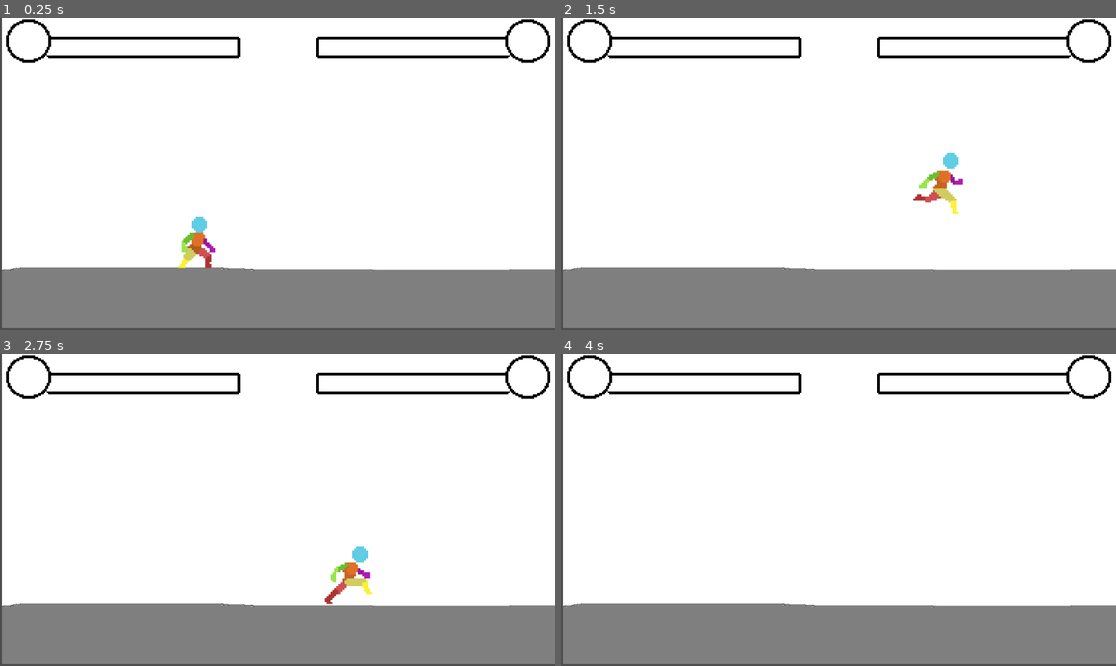
Above: before the commit, frames 1-4 (two rows, left to right).
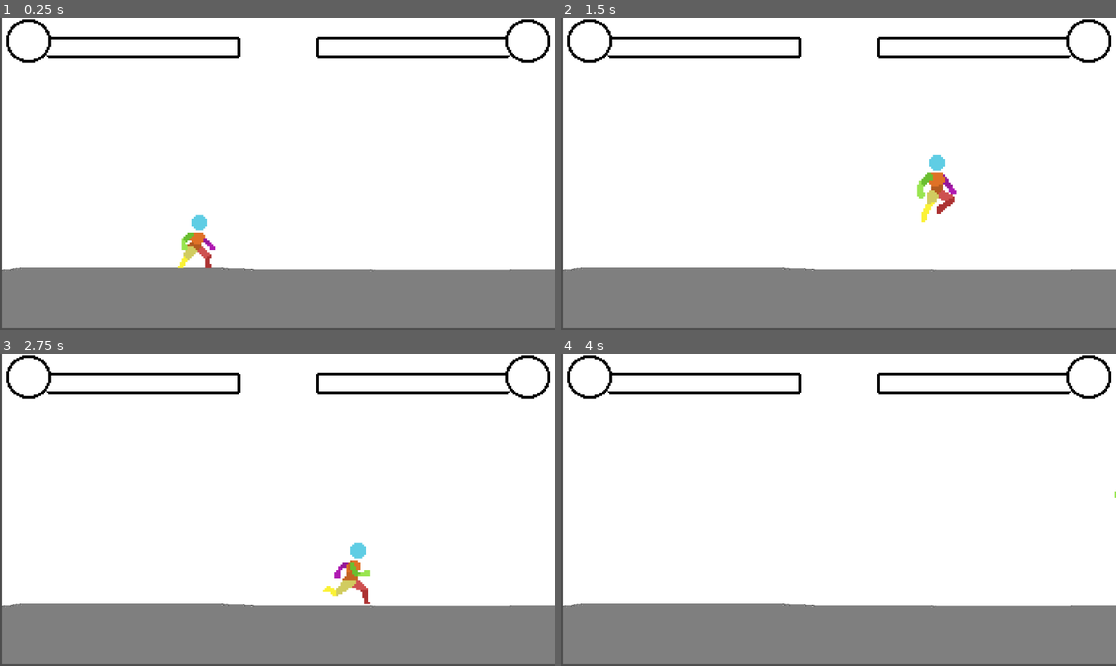
Above: after the commit, the same moments.

Repository: TopHat407/WFC-Homie-Hustler
Game: Godot game, scene res://levels/test_scenes/2d_test_scene.tscn
The game is run twice, just before and just after one commit, with the same random seed, the same clock (stepped at 60 frames per second) and the same inputs.
Inputs:
- Up to frame 1 (0.25 s): no input
- Up to frame 2 (1.5 s): hold D (right) from 0.53 s (still down); tap Space (up) at 0.6, 0.77, 1.07, 1.35 s
- Up to frame 3 (2.75 s): tap Space (up) at 1.52, 1.82, 2.1 s; release D (right) at 2.03 s; hold A (left) from 2.03 s (still down)
- Up to frame 4 (4 s): release A (left) at 2.78 s; hold D (right) from 2.78 s (still down); tap Space (up) at 2.85, 3.02, 3.32, 3.6, 3.77 s

The runs differ from the first frame. In frame 1, 0.2% of the frame differs, in the area x 32-39%, y 63-81%; in frame 2, 0.9%, in the area x 63-73%, y 43-66%; in frame 3, 0.7%; in frame 4, less than 0.1%.

Commit message:
added Attacking State

Diff:
--- a/entities/characters/debug test character/scenes/player.tscn
+++ b/entities/characters/debug test character/scenes/player.tscn
@@ -3,6 +3,7 @@
 [ext_resource type="Script" uid="uid://cgxfkfw2woiwq" path="res://state machine/states/player.gd" id="1_6b8s1"]
 [ext_resource type="Texture2D" uid="uid://rqllmpl7uhio" path="res://entities/characters/debug test character/assets/PlayerWalk 48x48.png" id="2_1yh1r"]
 [ext_resource type="Texture2D" uid="uid://surbgr0d3gxv" path="res://entities/characters/debug test character/assets/Player Jab 48x48.png" id="3_1m6a1"]
+[ext_resource type="Texture2D" uid="uid://b56iyouc3u6mr" path="res://entities/characters/debug test character/assets/player jump 48x48.png" id="4_1yh1r"]
 [ext_resource type="Texture2D" uid="uid://b0knwrnr4vydw" path="res://entities/characters/debug test character/assets/Player Idle 48x48.png" id="4_sd0mn"]
 [ext_resource type="Texture2D" uid="uid://c14e8yho2xegu" path="res://entities/characters/debug test character/assets/player run 48x48.png" id="5_noa2c"]
 [ext_resource type="Script" uid="uid://bicnrrrm02etf" path="res://state machine/main state machine scripts/State Machine.gd" id="6_7ggwk"]
@@ -10,6 +11,31 @@
 [ext_resource type="Script" uid="uid://b38ut0gkgi7wo" path="res://state machine/states/running.gd" id="8_a3nbc"]
 [ext_resource type="Script" uid="uid://coqrkusks6jx5" path="res://state machine/states/jumping.gd" id="9_fmlxh"]
 [ext_resource type="Script" uid="uid://qk0bovavau1l" path="res://state machine/states/falling.gd" id="10_u0c8f"]
+[ext_resource type="Script" uid="uid://dkaii51ywri5d" path="res://state machine/states/attacking.gd" id="12_1m6a1"]
+
+[sub_resource type="AtlasTexture" id="AtlasTexture_xjrkv"]
+atlas = ExtResource("3_1m6a1")
+region = Rect2(0, 0, 48, 48)
+
+[sub_resource type="AtlasTexture" id="AtlasTexture_csjpw"]
+atlas = ExtResource("3_1m6a1")
+region = Rect2(48, 0, 48, 48)
+
+[sub_resource type="AtlasTexture" id="AtlasTexture_8kouv"]
+atlas = ExtResource("3_1m6a1")
+region = Rect2(96, 0, 48, 48)
+
+[sub_resource type="AtlasTexture" id="AtlasTexture_wsh6i"]
+atlas = ExtResource("3_1m6a1")
+region = Rect2(144, 0, 48, 48)
+
+[sub_resource type="AtlasTexture" id="AtlasTexture_81hyk"]
+atlas = ExtResource("3_1m6a1")
+region = Rect2(192, 0, 48, 48)
+
+[sub_resource type="AtlasTexture" id="AtlasTexture_veh22"]
+atlas = ExtResource("3_1m6a1")
+region = Rect2(240, 0, 48, 48)
 
 [sub_resource type="AtlasTexture" id="AtlasTexture_egmu4"]
 atlas = ExtResource("2_1yh1r")
@@ -43,54 +69,34 @@
 atlas = ExtResource("2_1yh1r")
 region = Rect2(240, 0, 48, 48)
 
-[sub_resource type="AtlasTexture" id="AtlasTexture_xjrkv"]
-atlas = ExtResource("3_1m6a1")
-region = Rect2(0, 0, 48, 48)
-
-[sub_resource type="AtlasTexture" id="AtlasTexture_csjpw"]
-atlas = ExtResource("3_1m6a1")
-region = Rect2(48, 0, 48, 48)
-
-[sub_resource type="AtlasTexture" id="AtlasTexture_8kouv"]
-atlas = ExtResource("3_1m6a1")
-region = Rect2(96, 0, 48, 48)
-
-[sub_resource type="AtlasTexture" id="AtlasTexture_wsh6i"]
-atlas = ExtResource("3_1m6a1")
+[sub_resource type="AtlasTexture" id="AtlasTexture_1yh1r"]
+atlas = ExtResource("4_1yh1r")
+region = Rect2(96, 0, 48, 48)
+
+[sub_resource type="AtlasTexture" id="AtlasTexture_a5wcq"]
+atlas = ExtResource("4_sd0mn")
+region = Rect2(0, 0, 48, 48)
+
+[sub_resource type="AtlasTexture" id="AtlasTexture_e4l30"]
+atlas = ExtResource("4_sd0mn")
+region = Rect2(48, 0, 48, 48)
+
+[sub_resource type="AtlasTexture" id="AtlasTexture_0hrjd"]
+atlas = ExtResource("4_sd0mn")
+region = Rect2(96, 0, 48, 48)
+
+[sub_resource type="AtlasTexture" id="AtlasTexture_7t402"]
+atlas = ExtResource("4_sd0mn")
 region = Rect2(144, 0, 48, 48)
 
-[sub_resource type="AtlasTexture" id="AtlasTexture_81hyk"]
-atlas = ExtResource("3_1m6a1")
+[sub_resource type="AtlasTexture" id="AtlasTexture_mrj8v"]
+atlas = ExtResource("4_sd0mn")
 region = Rect2(192, 0, 48, 48)
 
-[sub_resource type="AtlasTexture" id="AtlasTexture_veh22"]
-atlas = ExtResource("3_1m6a1")
+[sub_resource type="AtlasTexture" id="AtlasTexture_j77x2"]
+atlas = ExtResource("4_sd0mn")
 region = Rect2(240, 0, 48, 48)
 
-[sub_resource type="AtlasTexture" id="AtlasTexture_a5wcq"]
-atlas = ExtResource("4_sd0mn")
-region = Rect2(0, 0, 48, 48)
-
-[sub_resource type="AtlasTexture" id="AtlasTexture_e4l30"]
-atlas = ExtResource("4_sd0mn")
-region = Rect2(48, 0, 48, 48)
-
-[sub_resource type="AtlasTexture" id="AtlasTexture_0hrjd"]
-atlas = ExtResource("4_sd0mn")
-region = Rect2(96, 0, 48, 48)
-
-[sub_resource type="AtlasTexture" id="AtlasTexture_7t402"]
-atlas = ExtResource("4_sd0mn")
-region = Rect2(144, 0, 48, 48)
-
-[sub_resource type="AtlasTexture" id="AtlasTexture_mrj8v"]
-atlas = ExtResource("4_sd0mn")
-region = Rect2(192, 0, 48, 48)
-
-[sub_resource type="AtlasTexture" id="AtlasTexture_j77x2"]
-atlas = ExtResource("4_sd0mn")
-region = Rect2(240, 0, 48, 48)
-
 [sub_resource type="AtlasTexture" id="AtlasTexture_0bcsd"]
 atlas = ExtResource("4_sd0mn")
 region = Rect2(288, 0, 48, 48)
@@ -106,6 +112,18 @@
 [sub_resource type="AtlasTexture" id="AtlasTexture_gsjgt"]
 atlas = ExtResource("4_sd0mn")
 region = Rect2(432, 0, 48, 48)
+
+[sub_resource type="AtlasTexture" id="AtlasTexture_sd0mn"]
+atlas = ExtResource("4_1yh1r")
+region = Rect2(0, 0, 48, 48)
+
+[sub_resource type="AtlasTexture" id="AtlasTexture_noa2c"]
+atlas = ExtResource("4_1yh1r")
+region = Rect2(48, 0, 48, 48)
+
+[sub_resource type="AtlasTexture" id="AtlasTexture_7ggwk"]
+atlas = ExtResource("4_1yh1r")
+region = Rect2(96, 0, 48, 48)
 
 [sub_resource type="AtlasTexture" id="AtlasTexture_4wvwl"]
 atlas = ExtResource("5_noa2c")
@@ -141,6 +159,29 @@
 
 [sub_resource type="SpriteFrames" id="SpriteFrames_qv8fh"]
 animations = [{
+"frames": [{
+"duration": 1.0,
+"texture": SubResource("AtlasTexture_xjrkv")
+}, {
+"duration": 1.0,
+"texture": SubResource("AtlasTexture_csjpw")
+}, {
+"duration": 1.0,
+"texture": SubResource("AtlasTexture_8kouv")
+}, {
+"duration": 1.0,
+"texture": SubResource("AtlasTexture_wsh6i")
+}, {
+"duration": 1.0,
+"texture": SubResource("AtlasTexture_81hyk")
+}, {
+"duration": 1.0,
+"texture": SubResource("AtlasTexture_veh22")
+}],
+"loop": false,
+"name": &"attack",
+"speed": 9.0
+}, {
 "frames": [{
 "duration": 1.0,
 "texture": SubResource("AtlasTexture_egmu4")
@@ -172,26 +213,11 @@
 }, {
 "frames": [{
 "duration": 1.0,
-"texture": SubResource("AtlasTexture_xjrkv")
-}, {
-"duration": 1.0,
-"texture": SubResource("AtlasTexture_csjpw")
-}, {
-"duration": 1.0,
-"texture": SubResource("AtlasTexture_8kouv")
-}, {
-"duration": 1.0,
-"texture": SubResource("AtlasTexture_wsh6i")
-}, {
-"duration": 1.0,
-"texture": SubResource("AtlasTexture_81hyk")
-}, {
-"duration": 1.0,
-"texture": SubResource("AtlasTexture_veh22")
-}],
-"loop": false,
-"name": &"debug_attack",
-"speed": 9.0
+"texture": SubResource("AtlasTexture_1yh1r")
+}],
+"loop": true,
+"name": &"fall",
+"speed": 5.0
 }, {
 "frames": [{
 "duration": 1.0,
@@ -227,6 +253,20 @@
 "loop": true,
 "name": &"idle",
 "speed": 9.0
+}, {
+"frames": [{
+"duration": 1.0,
+"texture": SubResource("AtlasTexture_sd0mn")
+}, {
+"duration": 1.0,
+"texture": SubResource("AtlasTexture_noa2c")
+}, {
+"duration": 1.0,
+"texture": SubResource("AtlasTexture_7ggwk")
+}],
+"loop": false,
+"name": &"jump",
+"speed": 5.0
 }, {
 "frames": [{
 "duration": 1.0,
@@ -273,7 +313,7 @@
 unique_name_in_owner = true
 texture_filter = 1
 sprite_frames = SubResource("SpriteFrames_qv8fh")
-animation = &"debug_attack"
+animation = &"attack"
 autoplay = "idle"
 
 [node name="CollisionShape2D" type="CollisionShape2D" parent="." unique_id=1191701007]
@@ -295,3 +335,6 @@
 
 [node name="Falling" type="Node" parent="StateMachine" unique_id=2066240950]
 script = ExtResource("10_u0c8f")
+
+[node name="Attacking" type="Node" parent="StateMachine" unique_id=381689999]
+script = ExtResource("12_1m6a1")
--- /dev/null
+++ b/state machine/states/attacking.gd
@@ -0,0 +1,15 @@
+extends PlayerState
+
+func enter(previous_state_path: String, data := {}) -> void:
+	player.velocity.x = 0.0
+	player.animation_player.play("attack")
+	print("ATTACKING")
+
+
+func physics_update(_delta: float) -> void:
+	var input_direction_x := Input.get_axis("left", "right")
+	await player.animation_player.animation_finished
+	if Input.is_action_just_pressed("up"):
+		finished.emit(JUMPING)
+	elif is_equal_approx(input_direction_x, 0.0):
+		finished.emit(IDLE)
--- a/state machine/states/falling.gd
+++ b/state machine/states/falling.gd
@@ -1,7 +1,7 @@
 extends PlayerState
 
 func enter(previous_state_path: String, data := {}) -> void:
-	#player.animation_player.play("fall")
+	player.animation_player.play("fall")
 	print("FALLING")
 
 func physics_update(delta: float) -> void:
--- a/state machine/states/idle.gd
+++ b/state machine/states/idle.gd
@@ -16,3 +16,5 @@
 		finished.emit(JUMPING)
 	elif Input.is_action_pressed("left") or Input.is_action_pressed("right"):
 		finished.emit(RUNNING)
+	elif Input.is_action_just_pressed("X"):
+		finished.emit(ATTACKING)
--- a/state machine/states/jumping.gd
+++ b/state machine/states/jumping.gd
@@ -2,7 +2,7 @@
 
 func enter(previous_state_path: String, data := {}) -> void:
 	player.velocity.y = -player.jump_impulse
-	#player.animation_player.play("jump")
+	player.animation_player.play("jump")
 	print("JUMPING")
 
 func physics_update(delta: float) -> void:
--- a/state machine/states/player_state.gd
+++ b/state machine/states/player_state.gd
@@ -4,6 +4,7 @@
 const RUNNING = "Running"
 const JUMPING = "Jumping"
 const FALLING = "Falling"
+const ATTACKING = "Attacking"
 
 var player: Player
 
--- a/state machine/states/running.gd
+++ b/state machine/states/running.gd
@@ -16,3 +16,5 @@
 		finished.emit(JUMPING)
 	elif is_equal_approx(input_direction_x, 0.0):
 		finished.emit(IDLE)
+	elif Input.is_action_just_pressed("X"):
+		finished.emit(ATTACKING)
Binary file added: entities/characters/debug test character/assets/player new jump 48x48.gif
Not shown, added: state machine/states/attacking.gd.uid
